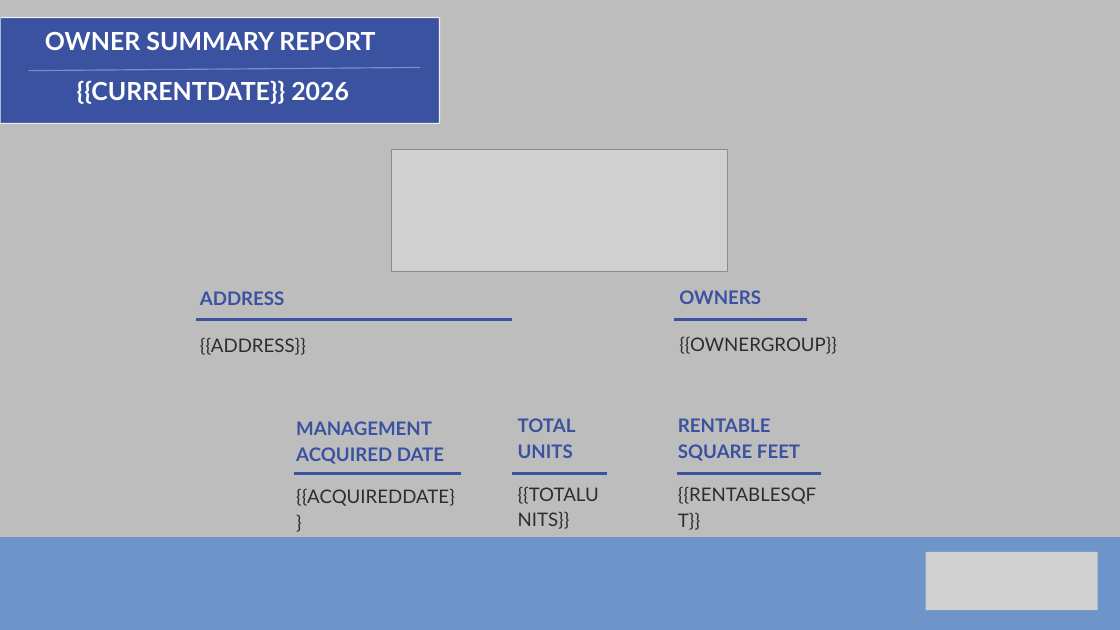
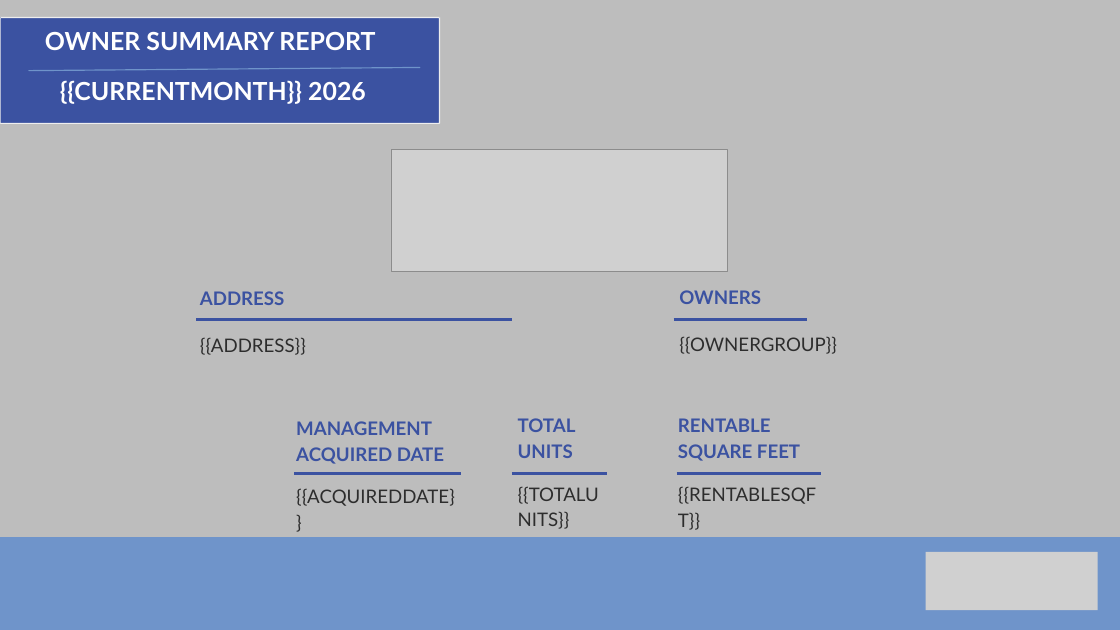
Before and after one commit to alexandermburke/ProformaBuilder, a slide deck: slide 1 of storeinsight/public/OWNERTEMPLATE.pptx. Drawn at 1120x630 pixels with LibreOffice and Linux fonts; fonts in the diff are those of the drawing; grey boxes stand for pictures; background and template pictures are left out; a plain dark background stands for a picture behind light text. Boxes give left, top, right and bottom in pixels: in the first picture for what was removed or moved away, otherwise in the second. Text is boxed around its words. In the diff, an @@ line names an element or a change of style, - is before the commit and + after.

```diff
--- a/storeinsight/public/OWNERTEMPLATE.pptx
+++ b/storeinsight/public/OWNERTEMPLATE.pptx
@@ text at box(60, 80, 366, 104): text changed @@
-{{CURRENTDATE}} 2026
+{{CURRENTMONTH}} 2026
```
Also in this commit, not shown: 2 other slides changed, 22 other files.
